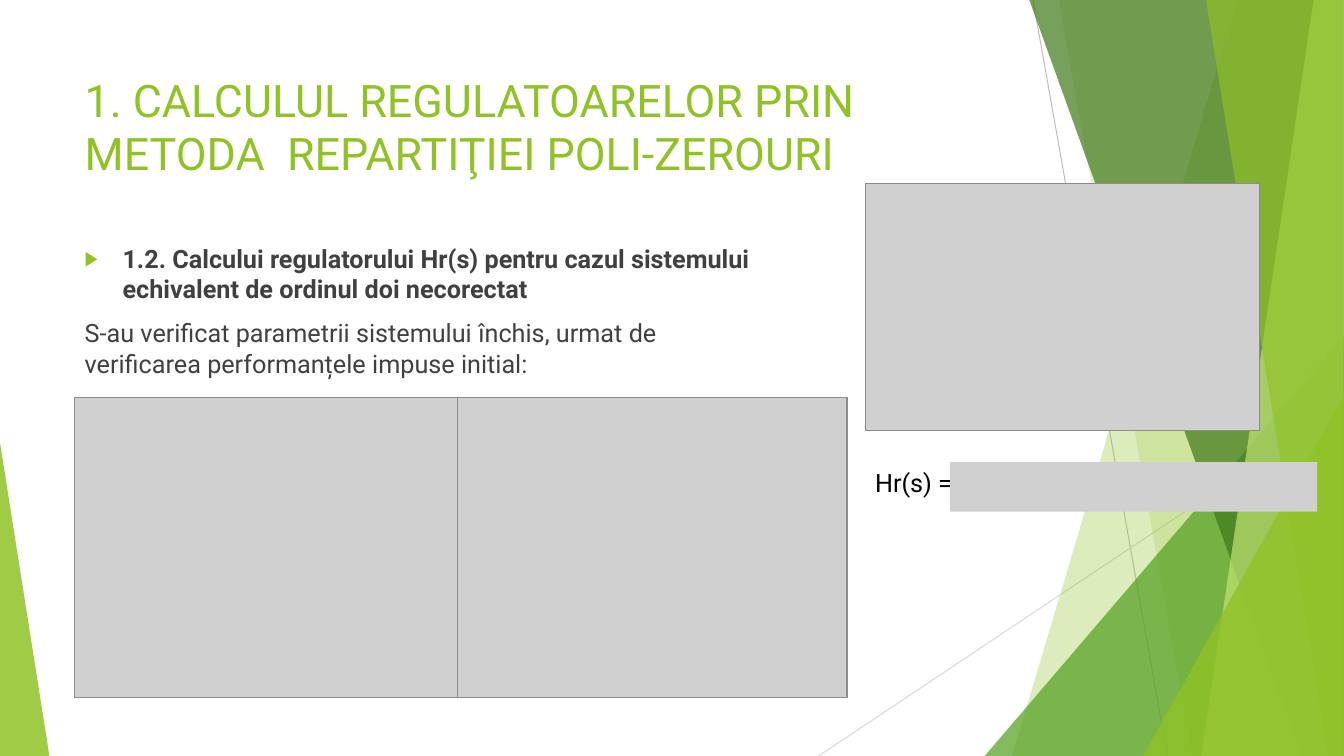
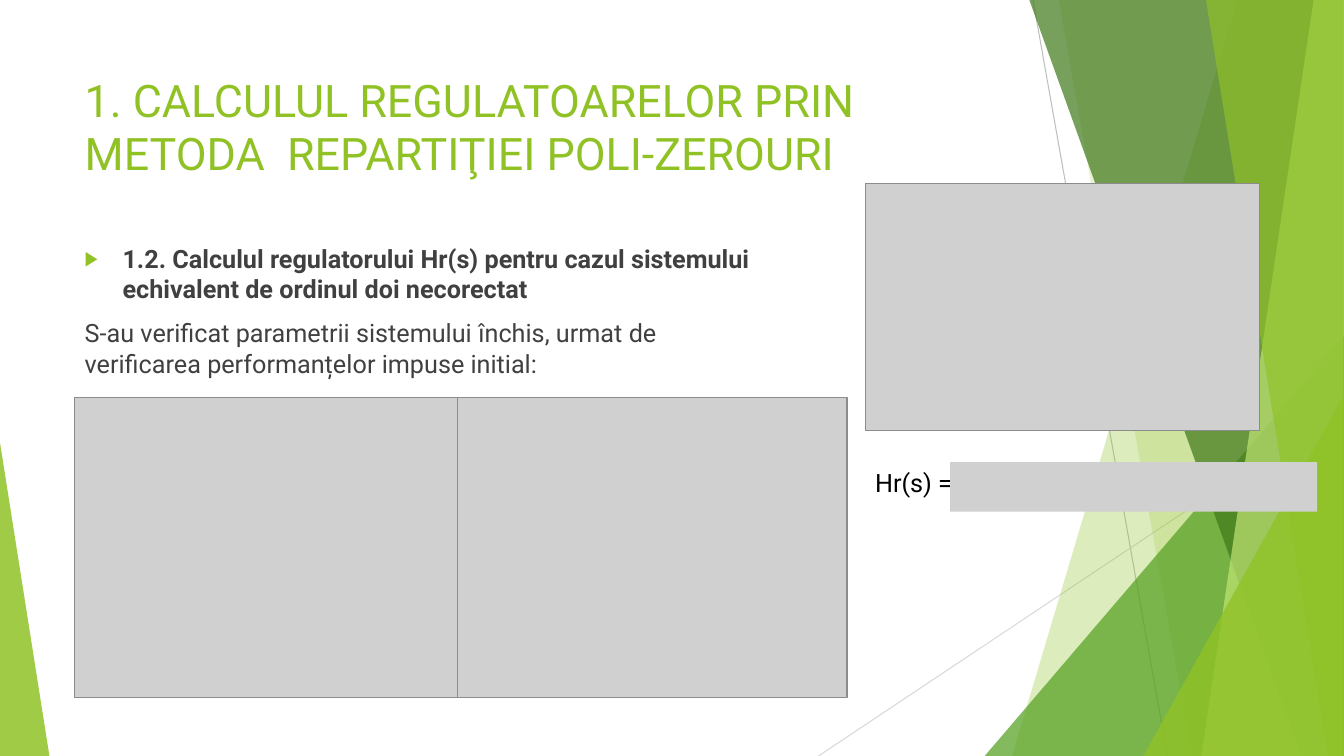
Before and after one commit to BogdanBargaoanu/ReglareMaterialGranular, a slide deck: slide 5 of prezentare.pptx. Drawn at 1344x756 pixels with LibreOffice and Linux fonts; fonts in the diff are those of the drawing; grey boxes stand for pictures. Boxes give left, top, right and bottom in pixels: in the first picture for what was removed or moved away, otherwise in the second. Text is boxed around its words. In the diff, an @@ line names an element or a change of style, - is before the commit and + after.

```diff
--- a/prezentare.pptx
+++ b/prezentare.pptx
@@ text at <box>85,248,749,379</box>: text changed @@
-▶ 1.2. Calcului regulatorului Hr(s) pentru cazul sistemului echivalent de ordinul doi necorectat
-S-au verificat parametrii sistemului închis, urmat de verificarea performanțele impuse initial:
+▶ 1.2. Calculul regulatorului Hr(s) pentru cazul sistemului echivalent de ordinul doi necorectat
+S-au verificat parametrii sistemului închis, urmat de verificarea performanțelor impuse initial:
```
